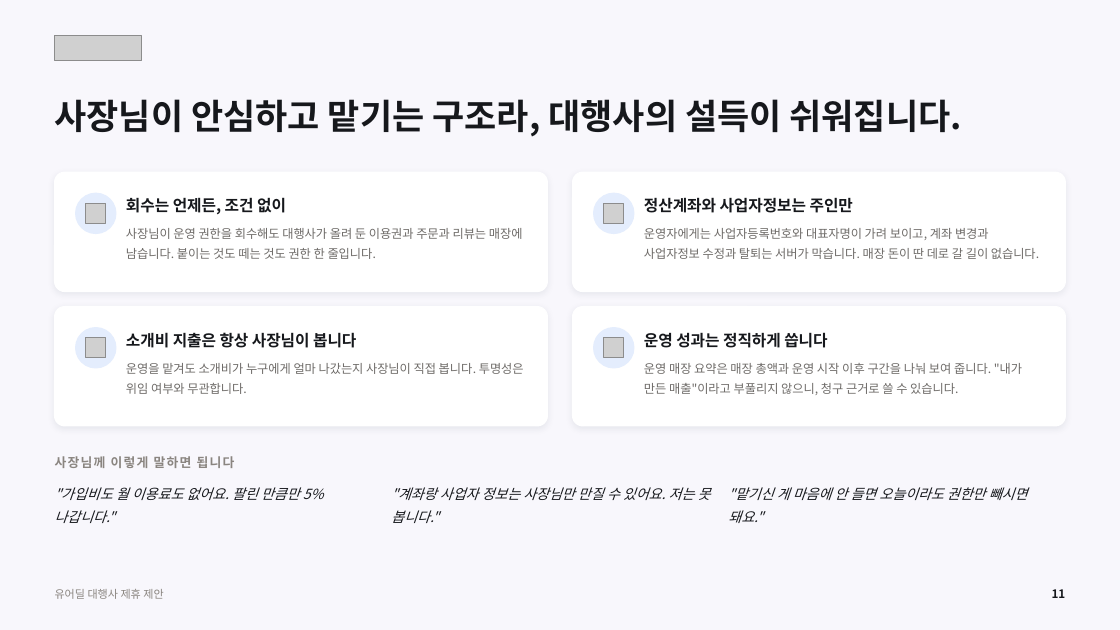
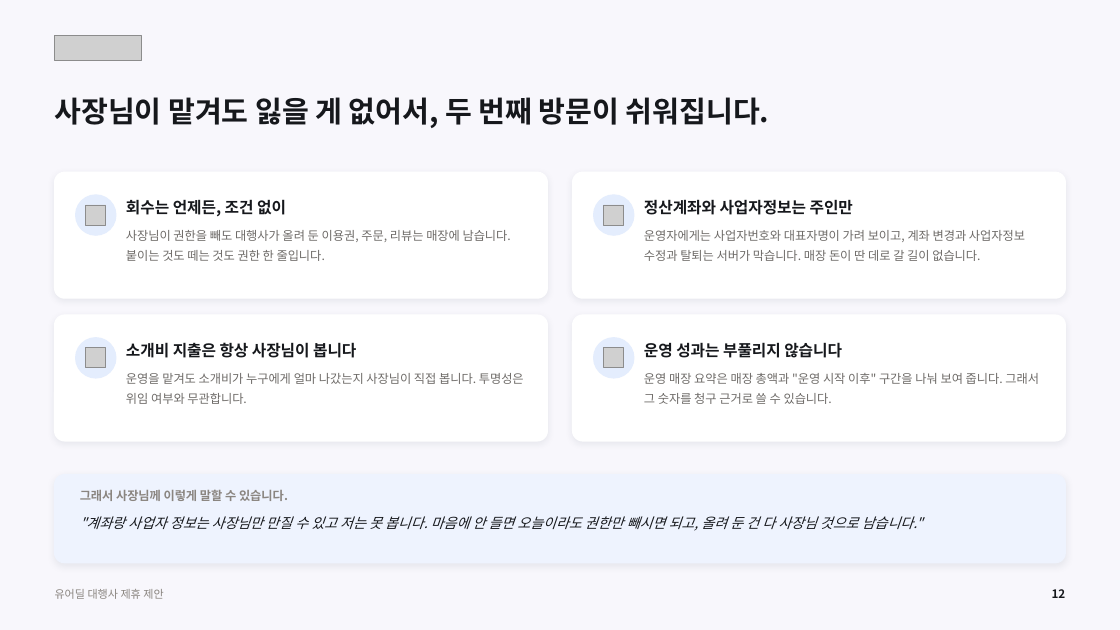
Before and after one commit to tobe2111/ur-live, a slide deck: slide 12 of docs/business/proposals/urdeal-agency-proposal.pptx (slide 11 before the commit). Drawn at 1120x630 pixels with LibreOffice and Linux fonts; fonts in the diff are those of the drawing; grey boxes stand for pictures. Boxes give left, top, right and bottom in pixels: in the first picture for what was removed or moved away, otherwise in the second. Text is boxed around its words. In the diff, an @@ line names an element or a change of style, - is before the commit and + after.

```diff
--- a/docs/business/proposals/urdeal-agency-proposal.pptx
+++ b/docs/business/proposals/urdeal-agency-proposal.pptx
@@ text at box(55, 97, 769, 128): text changed; size 30 to 25 pt @@
-사장님이 안심하고 맡기는 구조라, 대행사의 설득이 쉬워집니다.
+사장님이 맡겨도 잃을 게 없어서, 두 번째 방문이 쉬워집니다.
@@ rounded rectangle: place and size @@
-rounded rectangle at box(55, 172, 548, 292)
+rounded rectangle at box(55, 172, 548, 298)
@@ rounded rectangle: place and size @@
-rounded rectangle at box(573, 172, 1066, 292)
+rounded rectangle at box(573, 172, 1066, 298)
@@ text at box(126, 230, 511, 261): text changed @@
-사장님이 운영 권한을 회수해도 대행사가 올려 둔 이용권과 주문과 리뷰는 매장에 남습니다. 붙이는 것도 떼는 것도 권한 한 줄입니다.
+사장님이 권한을 빼도 대행사가 올려 둔 이용권, 주문, 리뷰는 매장에 남습니다. 붙이는 것도 떼는 것도 권한 한 줄입니다.
@@ text at box(644, 230, 1025, 261): text changed @@
-운영자에게는 사업자등록번호와 대표자명이 가려 보이고, 계좌 변경과 사업자정보 수정과 탈퇴는 서버가 막습니다. 매장 돈이 딴 데로 갈 길이 없습니다.
+운영자에게는 사업자번호와 대표자명이 가려 보이고, 계좌 변경과 사업자정보 수정과 탈퇴는 서버가 막습니다. 매장 돈이 딴 데로 갈 길이 없습니다.
@@ rounded rectangle: place and size @@
-rounded rectangle at box(55, 307, 548, 426)
+rounded rectangle at box(55, 315, 548, 441)
@@ proportions changed in 4 elements at box(55, 172, 548, 298), box(573, 172, 1066, 298), box(55, 315, 548, 441), box(573, 315, 1066, 441) @@
@@ rounded rectangle: place and size @@
-rounded rectangle at box(573, 307, 1066, 426)
+rounded rectangle at box(573, 315, 1066, 441)
@@ 2 pictures, 2 ellipses, 1 text: place and size @@
-2 pictures, 2 ellipses, 1 text at box(76, 328, 634, 368)
+2 pictures, 2 ellipses, 1 text at box(76, 338, 634, 378)
@@ text at box(644, 342, 842, 358): text changed @@
-운영 성과는 정직하게 씁니다
+운영 성과는 부풀리지 않습니다
@@ text "운영을 맡겨도 소개비가 누구에게 얼마 ...": place and size @@
-text "운영을 맡겨도 소개비가 누구에게 얼마 ..." at box(126, 363, 524, 394)
+text "운영을 맡겨도 소개비가 누구에게 얼마 ..." at box(126, 373, 524, 404)
@@ text at box(644, 373, 1039, 404): text changed @@
-운영 매장 요약은 매장 총액과 운영 시작 이후 구간을 나눠 보여 줍니다. "내가 만든 매출"이라고 부풀리지 않으니, 청구 근거로 쓸 수 있습니다.
+운영 매장 요약은 매장 총액과 "운영 시작 이후" 구간을 나눠 보여 줍니다. 그래서 그 숫자를 청구 근거로 쓸 수 있습니다.
@@ rounded rectangle added at box(55, 475, 1065, 563), fill #EEF3FE, outline #EEF3FE 1 pt @@
@@ text removed at box(55, 487, 324, 523) @@
-"가입비도 월 이용료도 없어요. 팔린 만큼만 5% 나갑니다."
@@ text at box(80, 490, 288, 501): text changed; size 11 to 10.5 pt @@
-사장님께 이렇게 말하면 됩니다
+그래서 사장님께 이렇게 말할 수 있습니다.
@@ text removed at box(728, 487, 1028, 523) @@
-"맡기신 게 마음에 안 들면 오늘이라도 권한만 빼시면 돼요."
@@ text at box(80, 516, 923, 531): text changed @@
-"계좌랑 사업자 정보는 사장님만 만질 수 있어요. 저는 못 봅니다."
+"계좌랑 사업자 정보는 사장님만 만질 수 있고 저는 못 봅니다. 마음에 안 들면 오늘이라도 권한만 빼시면 되고, 올려 둔 건 다 사장님 것으로 남습니다."
```
Also in this commit, not shown: 8 other slides changed, 7 slides added, 5 slides removed, 3 other files.
